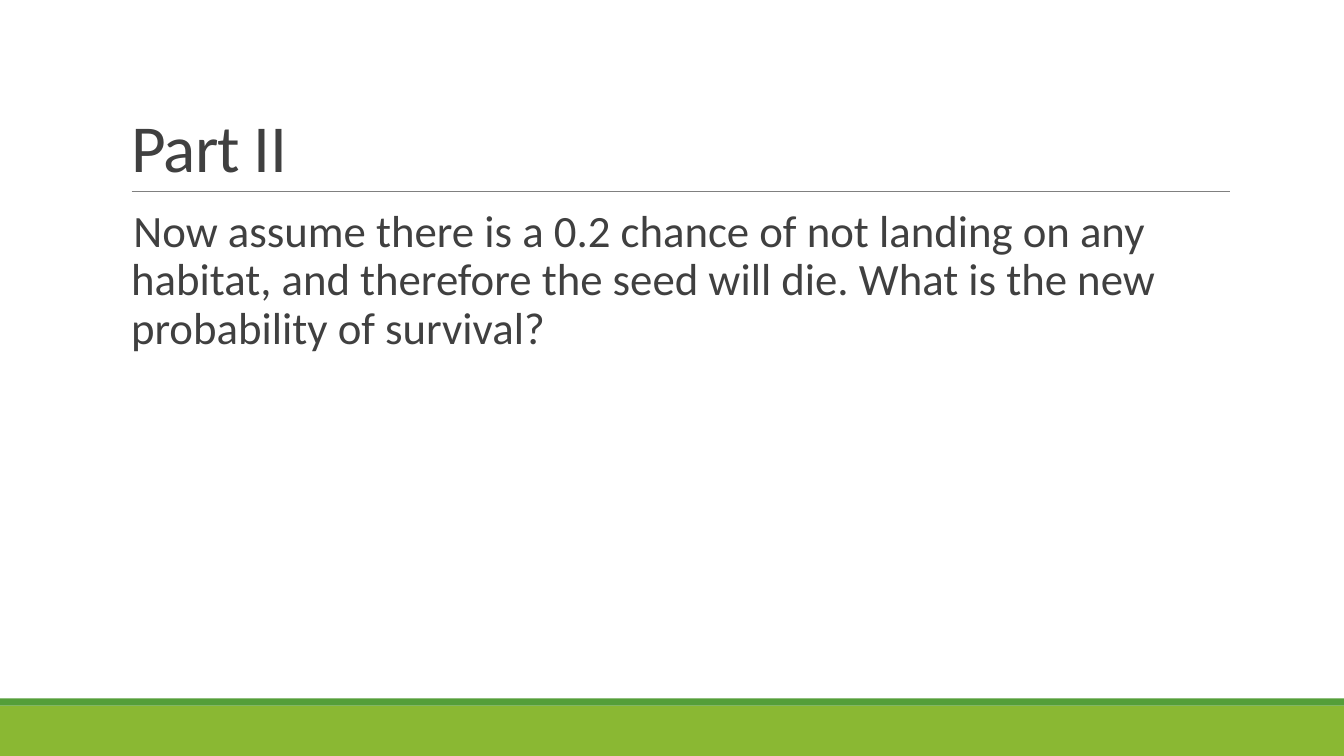
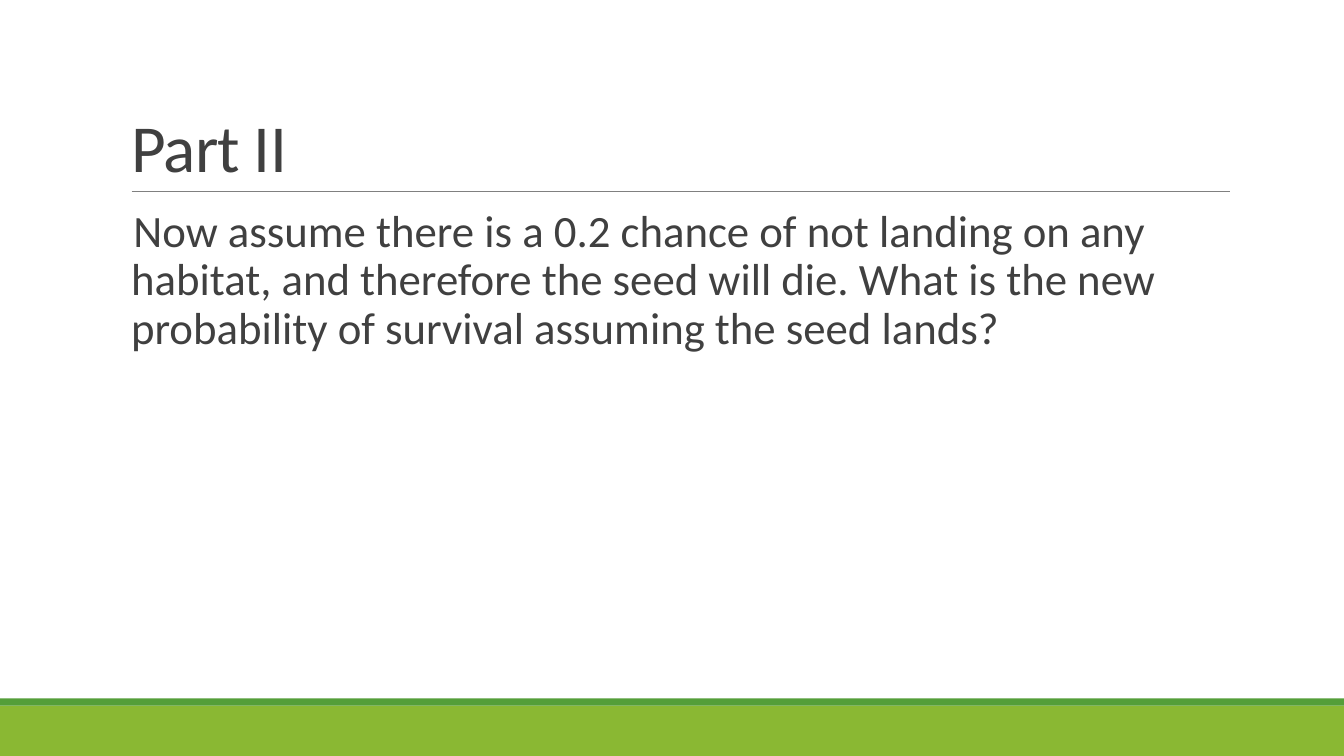
Before and after one commit to sjspielman/bio5312_fall2017, a slide deck: slide 36 of slides/day3_probability.pptx. Drawn at 1344x756 pixels with LibreOffice and Linux fonts; fonts in the diff are those of the drawing. Boxes give left, top, right and bottom in pixels: in the first picture for what was removed or moved away, otherwise in the second. Text is boxed around its words. In the diff, an @@ line names an element or a change of style, - is before the commit and + after.

```diff
--- a/slides/day3_probability.pptx
+++ b/slides/day3_probability.pptx
@@ text at [131,216,1155,352]: text changed @@
-  Now assume there is a 0.2 chance of not landing on any habitat, and therefore the seed will die. What is the new probability of survival?
+  Now assume there is a 0.2 chance of not landing on any habitat, and therefore the seed will die. What is the new probability of survival assuming the seed lands?
```
Also in this commit, not shown: 2 other slides changed, 1 slide removed, 1 other file.
